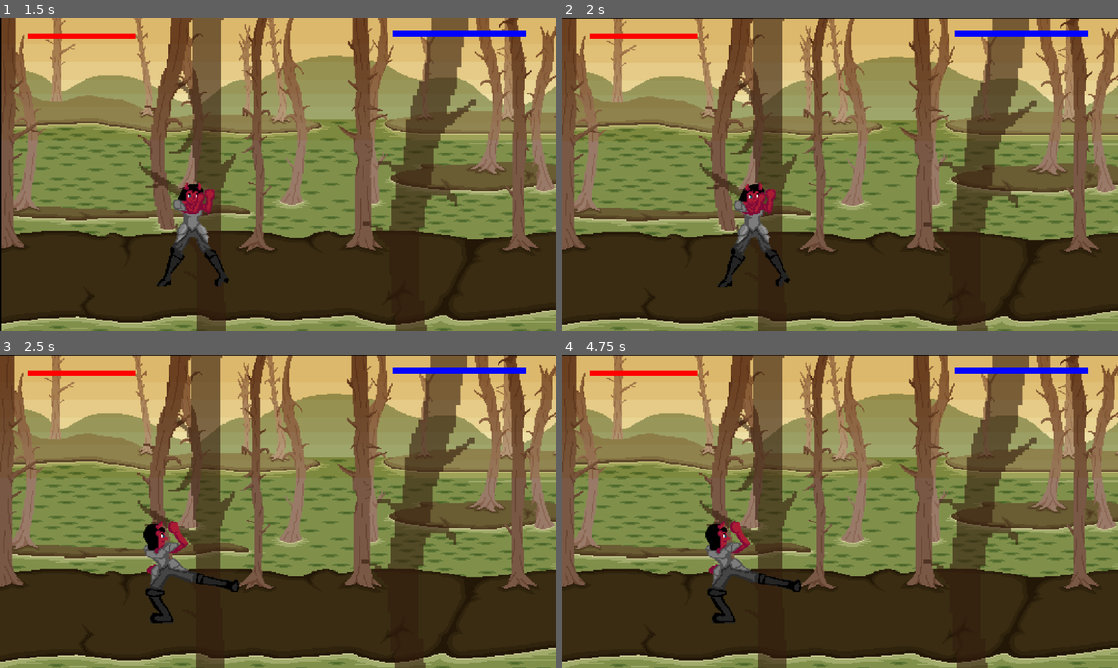
Above: before the commit, frames 1-4 (two rows, left to right).
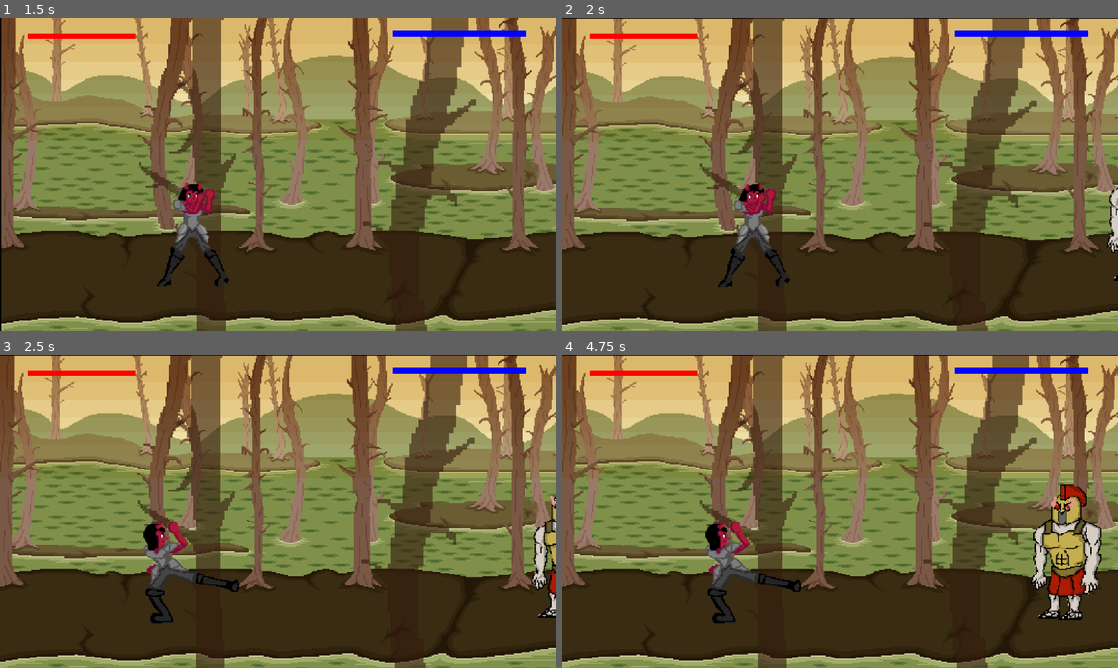
Above: after the commit, the same moments.

Repository: SnapdCC/Ultimatum
Game: Godot game, scene res://Screens/MainScreen.tscn
The game is run twice, just before and just after one commit, with the same random seed, the same clock (stepped at 60 frames per second) and the same inputs.
Inputs:
- Up to frame 1 (1.5 s): click "Play" at 0.5 s; hold Right (ui_right) from 1.28 s (still down); tap D (guard) at 1.35 s
- Up to frame 2 (2 s): keep holding Right (ui_right)
- Up to frame 3 (2.5 s): release Right (ui_right) at 2.03 s; hold Down (ui_down) from 2.03 s (still down); tap S (kick) at 2.1 s
- Up to frame 4 (4.75 s): release Down (ui_down) at 2.78 s; hold Right (ui_right) 2.78-3.53 s; tap A (punch) at 2.85 s; hold Up (ui_up) 3.53-4.28 s; tap D (guard) at 3.6 s; hold Left (ui_left) from 4.28 s (still down); tap S (kick) at 4.35 s

Frame 1 is identical in both runs. In frame 2, 0.3% of the frame differs, in the area x 98-100%, y 54-84%; in frame 3, 0.9%; in frame 4, 3.5%, in the area x 84-97%, y 41-85%.

Commit message:
Boss Movement!

Diff:
--- a/newgame/Enemy/Limbo Boss/LimboBoss.gd
+++ b/newgame/Enemy/Limbo Boss/LimboBoss.gd
@@ -1,4 +1,4 @@
-extends Node2D
+extends KinematicBody2D
 
 onready var animationPlayer = $AnimationPlayer
 onready var bossHealth = $"../CanvasLayer/BossHealth/HealthBar"
@@ -7,12 +7,30 @@
 
 var tempAnim
 var anim_new
+var isWalking = false
+var alive = true
+
+onready var playerPosition = get_parent().get_node("Player")
+var bossSpeed = 25
+onready var bossPosition = get_parent().get_node("LimboBoss")
+
 
 # Called when the node enters the scene tree for the first time.
 func _ready():
 	bossHealth.value = (health / maxHealth) * 100
-	tempAnim = "Idle"
+	if (!isWalking):
+		tempAnim = "Idle"
 	animationSwapper(tempAnim)
+
+func _physics_process(delta):
+	if(alive):
+		if (playerPosition.position.x > position.x):
+			$Sprite.scale.x = -1
+		else:
+			$Sprite.scale.x = 1
+		isWalking = true
+		move_and_slide((playerPosition.position - (bossPosition.position - Vector2(0, 20))).normalized() * bossSpeed)
+		tempAnim = "Walk"
 
 
 func animationSwapper(anim):
@@ -35,3 +53,4 @@
 
 	if (health <= 0):
 		animationPlayer.play("Death")
+		alive  = false
--- a/newgame/Enemy/Limbo Boss/LimboBoss.tscn
+++ b/newgame/Enemy/Limbo Boss/LimboBoss.tscn
@@ -257,7 +257,7 @@
 [sub_resource type="RectangleShape2D" id=9]
 extents = Vector2( 22.333, 10 )
 
-[node name="LimboBoss" type="Node2D"]
+[node name="LimboBoss" type="KinematicBody2D"]
 script = ExtResource( 7 )
 
 [node name="LimboHitbox" type="Area2D" parent="."]
--- a/newgame/ViewlessScene.tscn
+++ b/newgame/ViewlessScene.tscn
@@ -80,7 +80,12 @@
 rotation = 3.14159
 scale = Vector2( 0.879994, -0.832185 )
 
-[node name="NavigationPolygonInstance" type="NavigationPolygonInstance" parent="."]
+[node name="Navigation2D" type="Navigation2D" parent="LimboBoss"]
+
+[node name="NavigationPolygonInstance" type="NavigationPolygonInstance" parent="LimboBoss/Navigation2D"]
+position = Vector2( 633.342, -303 )
+rotation = -3.14159
+scale = Vector2( 1.13637, -1.20166 )
 navpoly = SubResource( 2 )
 
 [node name="CanvasLayer" type="CanvasLayer" parent="."]
